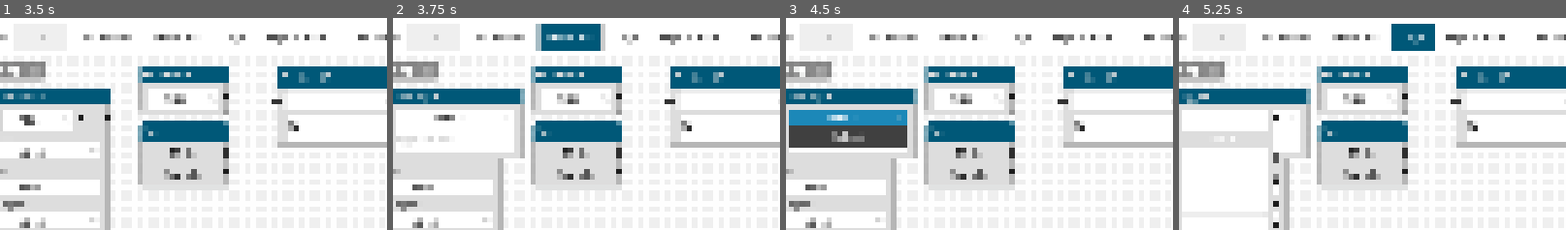
Above: before the commit, frames 1-4 (left to right).
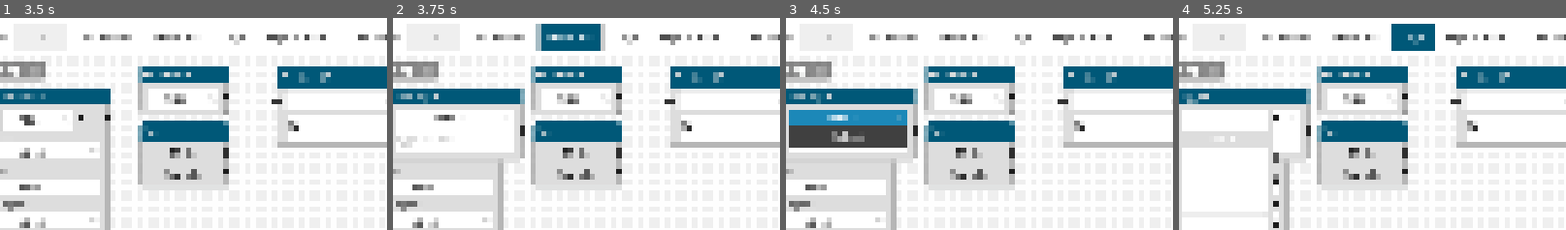
Above: after the commit, the same moments.

Repository: sciple/metadata-app
Game: Godot game, scene res://main.tscn
The game is run twice, just before and just after one commit, with the same random seed, the same clock (stepped at 60 frames per second) and the same inputs.
Inputs (mouse positions are % of the whole screen's width and height, from its top left):
- Up to frame 1 (3.5 s): click (10, 4) at 0.52 s; type "12" at 0.6 s; click (10, 75) at 0.75 s; type "12" at 0.83 s; click (29, 19) at 0.98 s; type "Alex" at 1.07 s; click (49, 19) at 1.27 s; type "12" at 1.35 s; click (49, 25) at 1.5 s; type "12" at 1.58 s; click "Operator" at 2 s; click (10, 24) at 2.77 s; type "Alex" at 2.85 s
- Up to frame 2 (3.75 s): click "Genotype" at 3.5 s
- Up to frame 3 (4.5 s): click "Select" at 4.25 s
- Up to frame 4 (5.25 s): click "Cage" at 5 s
The pictures show only the part of the screen within x 5-55%, y 0-50%; the shares and areas given below are measured in that part.

Frame 1 is identical in both runs. In frame 2, 0.2% of the frame differs, in the area x 2-35%, y 50-69%; in frame 3, 0.2%; in frame 4, 0.2%.

Commit message:
highlight function (buggy)

Diff:
--- a/genotype/genotype.tscn
+++ b/genotype/genotype.tscn
@@ -11,24 +11,18 @@
 slot/0/left_type = 0
 slot/0/left_color = Color(1, 1, 1, 1)
 slot/0/left_icon = null
-slot/0/right_enabled = false
+slot/0/right_enabled = true
 slot/0/right_type = 0
-slot/0/right_color = Color(1, 1, 1, 1)
+slot/0/right_color = Color(0.133333, 0.133333, 0.133333, 1)
 slot/0/right_icon = null
 slot/0/draw_stylebox = true
-slot/1/left_enabled = false
-slot/1/left_type = 0
-slot/1/left_color = Color(1, 1, 1, 1)
-slot/1/left_icon = null
-slot/1/right_enabled = false
-slot/1/right_type = 0
-slot/1/right_color = Color(1, 1, 1, 1)
-slot/1/right_icon = null
-slot/1/draw_stylebox = true
 
-[node name="option_button" parent="." index="1" instance=ExtResource("2_y2mrw")]
+[node name="VBoxContainer" type="VBoxContainer" parent="." index="1"]
 layout_mode = 2
 
-[node name="comments" parent="." index="2" instance=ExtResource("3_oyywl")]
+[node name="option_button" parent="VBoxContainer" index="0" instance=ExtResource("2_y2mrw")]
+layout_mode = 2
+
+[node name="comments" parent="VBoxContainer" index="1" instance=ExtResource("3_oyywl")]
 layout_mode = 2
 placeholder_text = "type name"
--- a/global.gd
+++ b/global.gd
@@ -25,7 +25,7 @@
 var main_graph
 
 var red_color = Color.hex(0xff2f40ff)
-var blue_color = Color.hex(0x709124ff)
+var blue_color = Color.hex(0x005878ff)
 
 
 func _ready():
--- a/node_element/one_line_field.gd
+++ b/node_element/one_line_field.gd
@@ -9,7 +9,7 @@
 	var new_stylebox_normal = self.get_theme_stylebox("normal").duplicate()
 	#new_stylebox_normal.border_width_top = 2
 	#new_stylebox_normal.border_width = 2
-	new_stylebox_normal.bg_color = Color(Global.blue_color)
+	new_stylebox_normal.bg_color = Color(Global.red_color)
 	self.add_theme_stylebox_override("normal", new_stylebox_normal)
 
 func revert_color():
